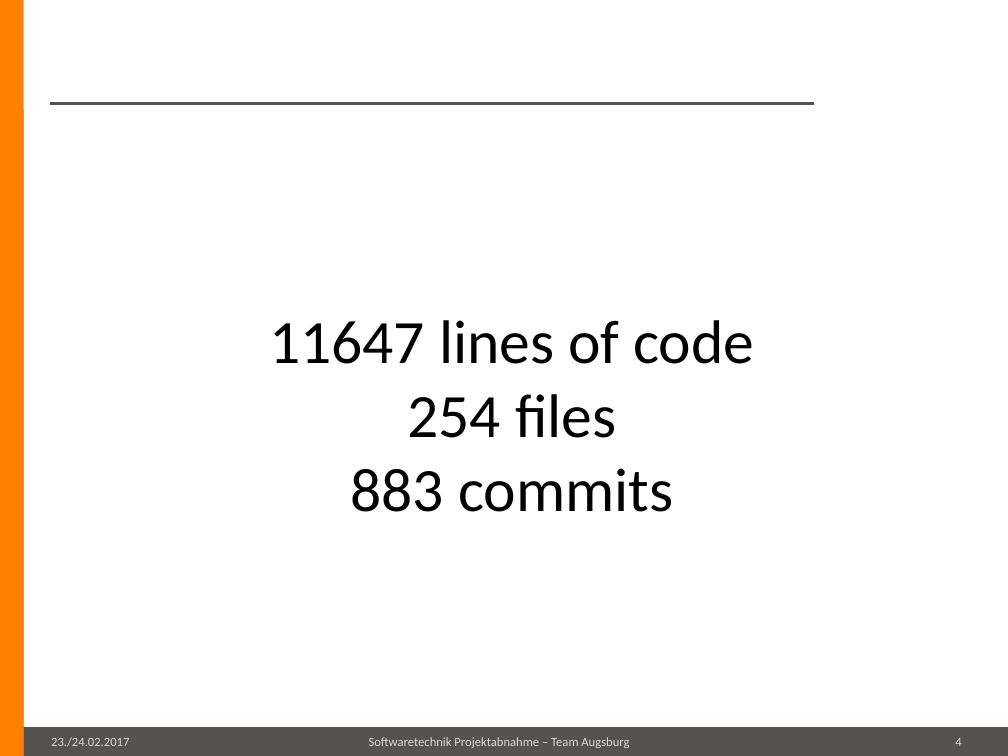
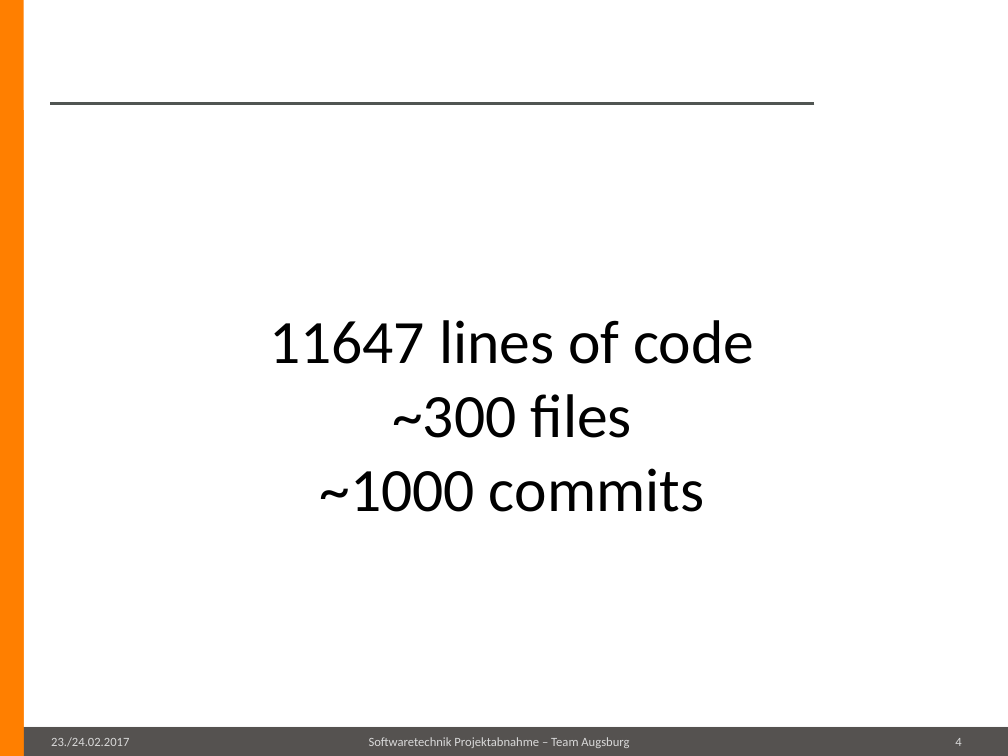
Before and after one commit to maul-esel/swt-projekt, a slide deck: slide 4 of Lingvo/Abgabe/präsentation.pptx. Drawn at 1008x756 pixels with LibreOffice and Linux fonts; fonts in the diff are those of the drawing; background and template pictures are left out. Boxes give left, top, right and bottom in pixels: in the first picture for what was removed or moved away, otherwise in the second. Text is boxed around its words. In the diff, an @@ line names an element or a change of style, - is before the commit and + after.

```diff
--- a/Lingvo/Abgabe/präsentation.pptx
+++ b/Lingvo/Abgabe/präsentation.pptx
@@ text at (320, 394, 704, 512): text changed @@
-254 files
-883 commits
+~300 files
+~1000 commits
```
Also in this commit, not shown: 5 other slides changed.
